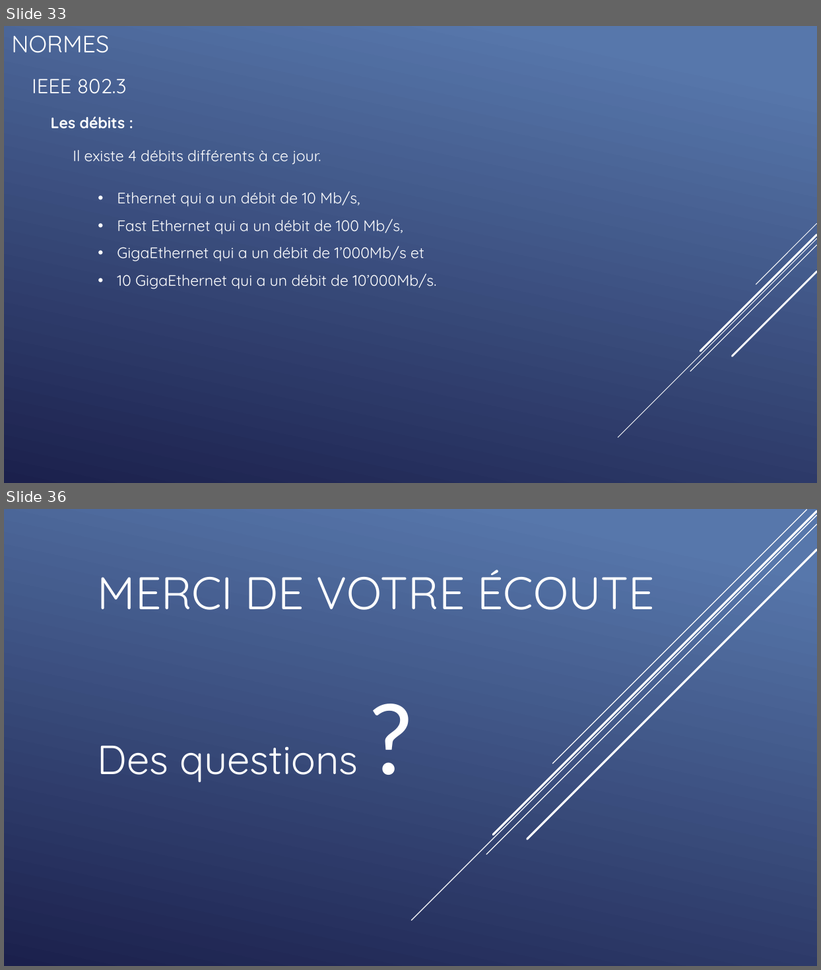
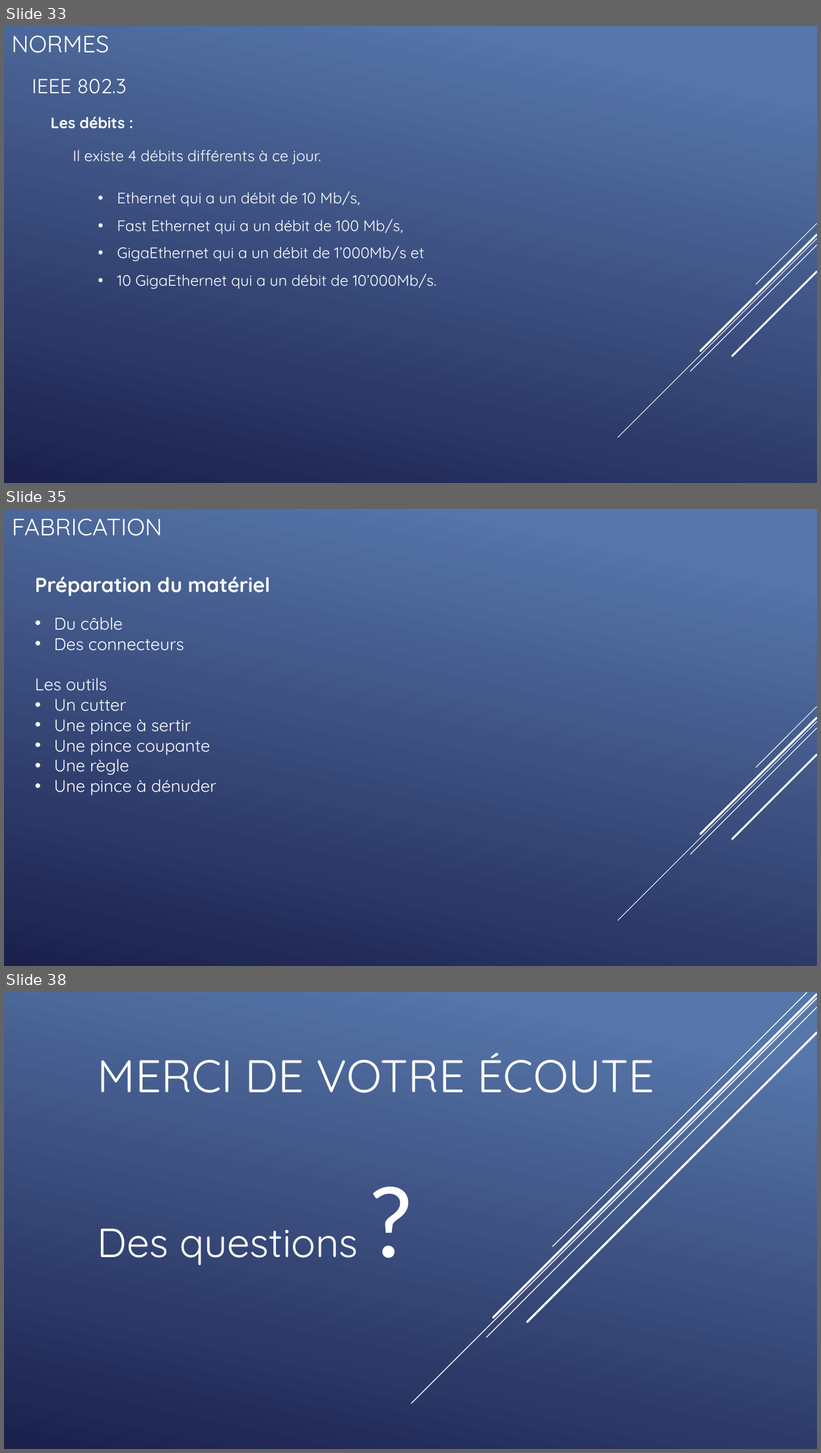
Before and after one commit to QuentinKrg/M214-Ethernet, a slide deck: Module 214 - Fabrication_Ethernet.pptx. Shown one above the other, each under a label of ours: slides 33 and 36 before the commit, slides 33, 35 and 38 after it; the slides between them are not shown. The pictures are 821x970 and 821x1453 pixels, drawn with LibreOffice and Linux fonts; fonts in the diff are those of the drawing. Boxes give left, top, right and bottom in pixels: in the first picture for what was removed or moved away, otherwise in the second. Text is boxed around its words. In the diff, an @@ line names an element or a change of style, - is before the commit and + after.

```diff
--- a/Module 214 - Fabrication_Ethernet.pptx
+++ b/Module 214 - Fabrication_Ethernet.pptx
@@ slide 35 added at (x1=4, y1=509, x2=817, y2=966), background gradient #5877AB to #1C204D; not listed: 5 template elements that a slide beside it also shows @@
@@ title added at (x1=12, y1=518, x2=162, y2=536), 28 pt, text #FFFFFF @@
+FABRICATION
@@ text added at (x1=35, y1=576, x2=271, y2=596), 24 pt, text #FFFFFF, bold @@
+Préparation du matériel
@@ text added at (x1=35, y1=617, x2=217, y2=795), 20 pt, text #FFFFFF @@
+• Du câble
+• Des connecteurs
+Les outils
+• Un cutter
+• Une pince à sertir
+• Une pince coupante
+• Une règle
+• Une pince à dénuder
@@ what was slide 36 is now slide 38 @@
```
Also in this commit, not shown: 2 other slides added, 1 slide removed, 3 other files.
